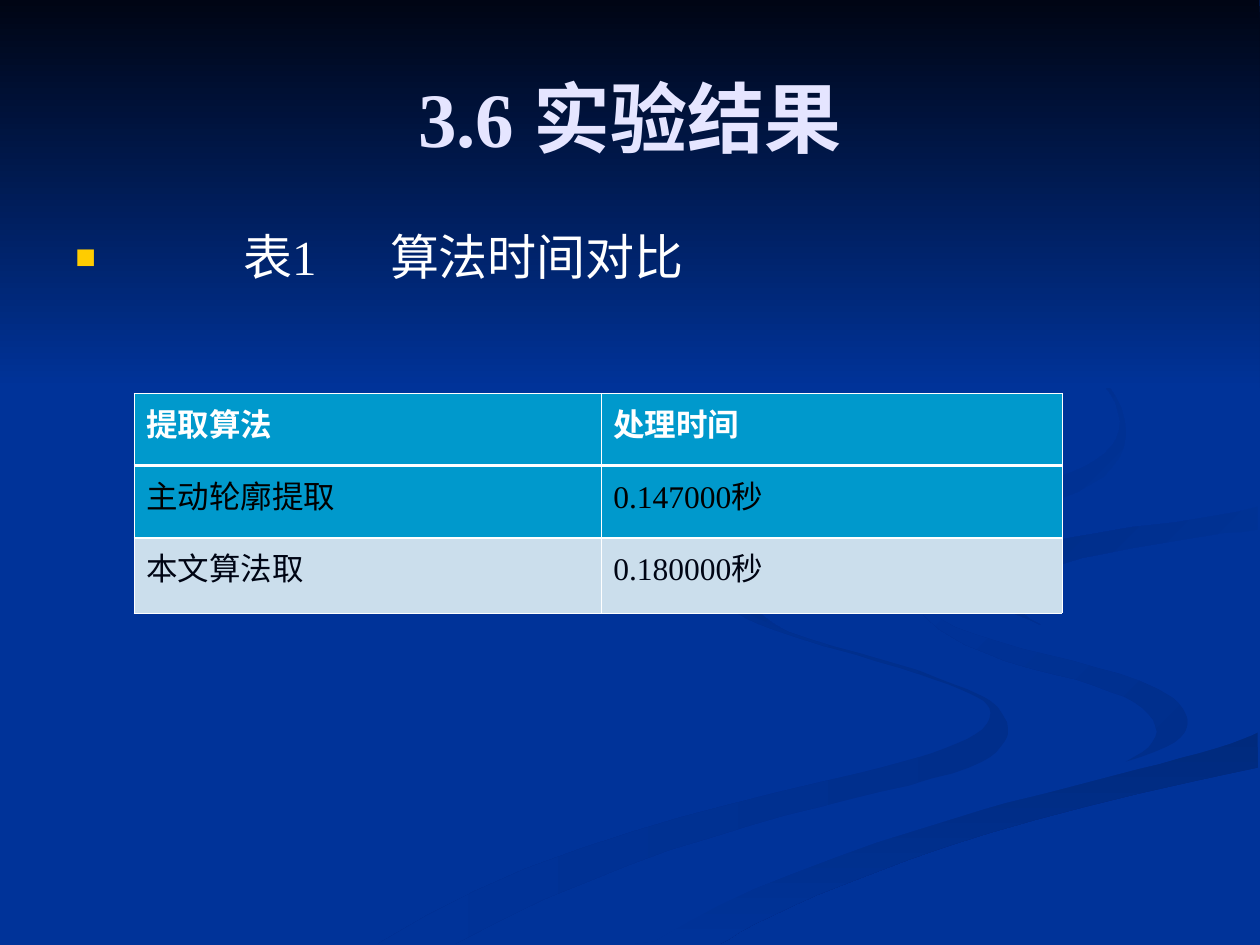
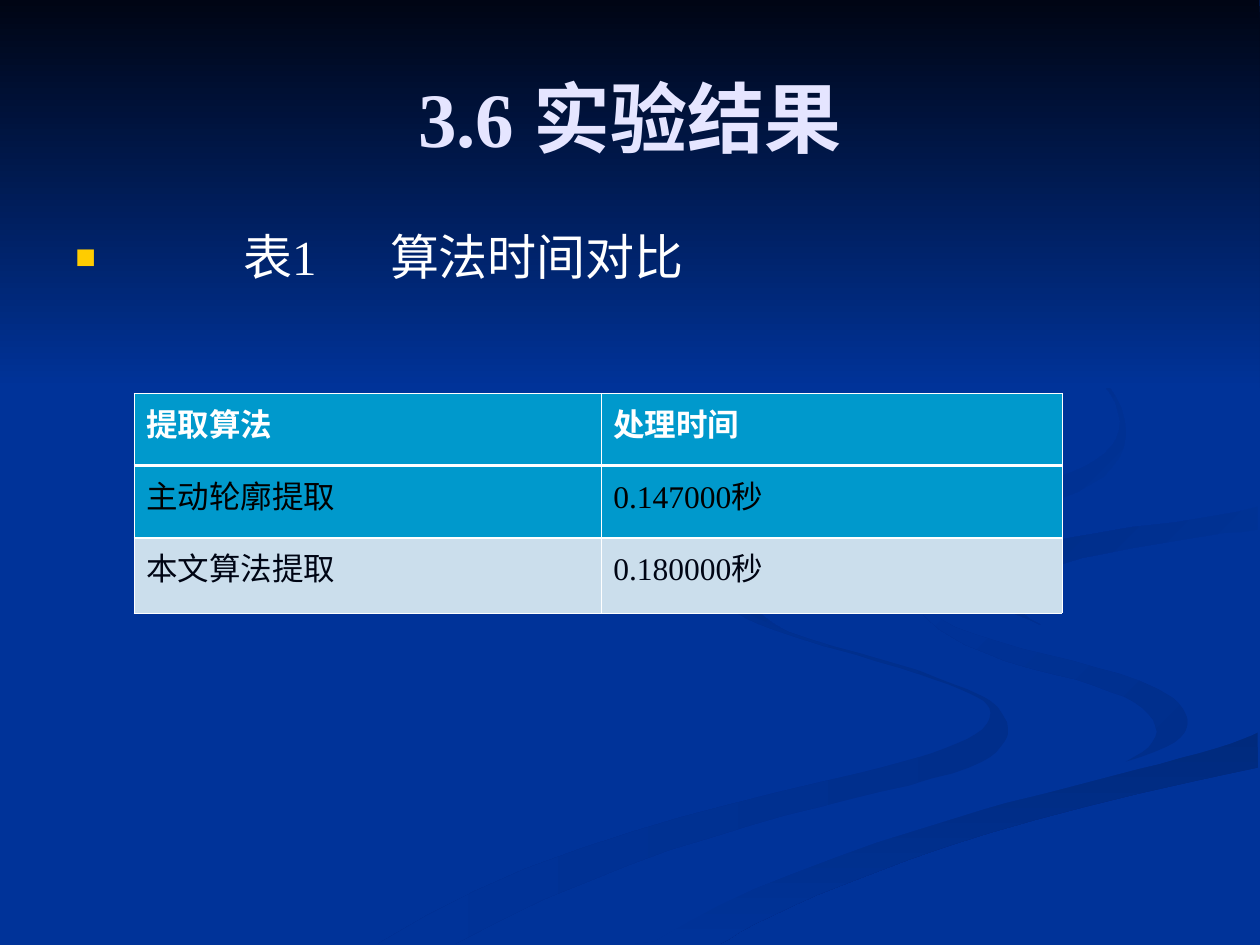
Before and after one commit to 61--/weiyanmin, a slide deck: slide 20 of 工程硕士/基于被动光的管道打底MIG焊焊缝图像处理算法的研究.ppt. Drawn at 1260x945 pixels with LibreOffice and Linux fonts; fonts in the diff are those of the drawing. Boxes give left, top, right and bottom in pixels: in the first picture for what was removed or moved away, otherwise in the second. Text is boxed around its words. In the diff, an @@ line names an element or a change of style, - is before the commit and + after.

```diff
--- a/工程硕士/基于被动光的管道打底MIG焊焊缝图像处理算法的研究.ppt
+++ b/工程硕士/基于被动光的管道打底MIG焊焊缝图像处理算法的研究.ppt
@@ table at [134, 393, 1062, 612] @@
-row 3, column 1: 本文算法取
+row 3, column 1: 本文算法提取
```
